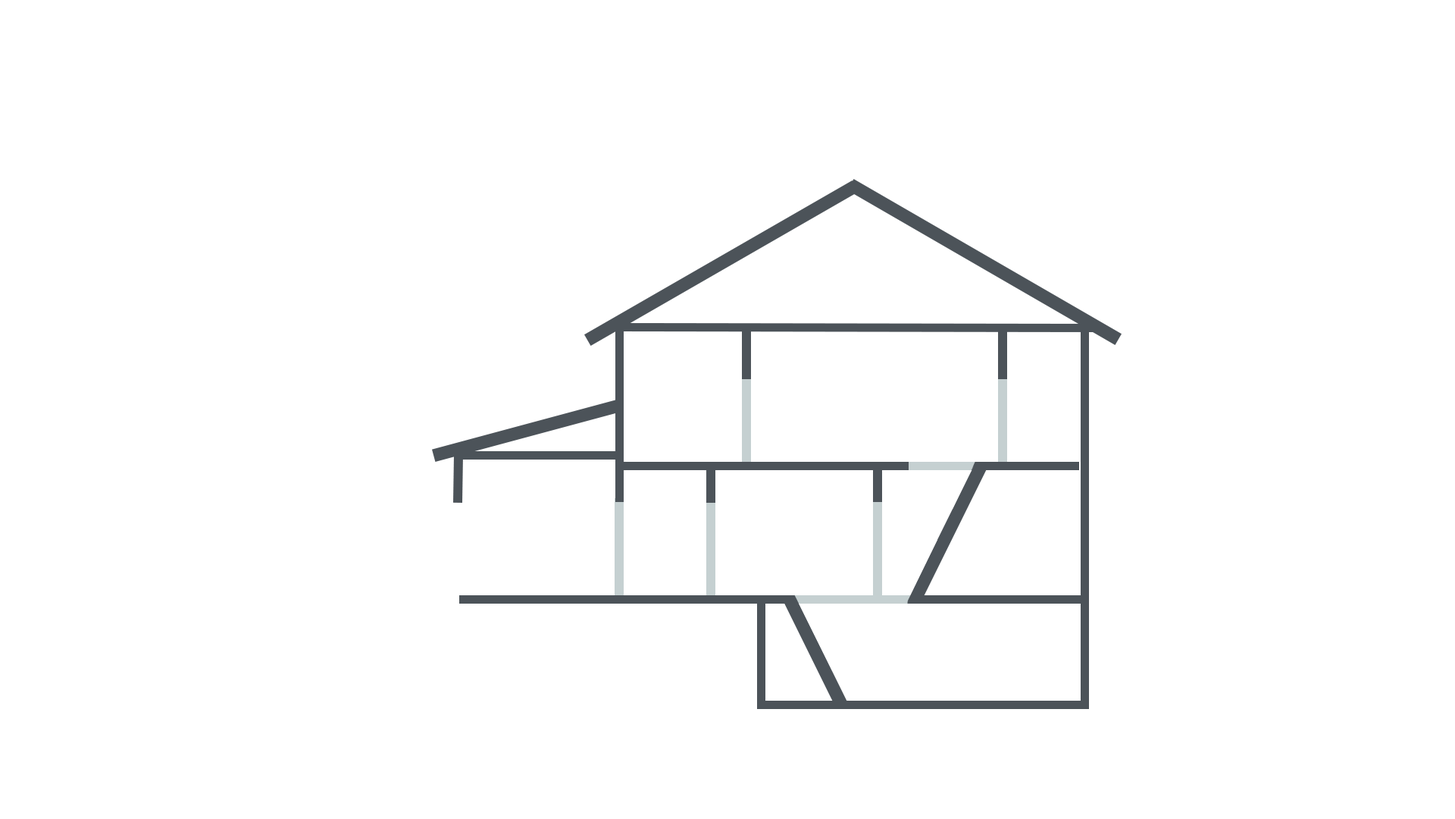
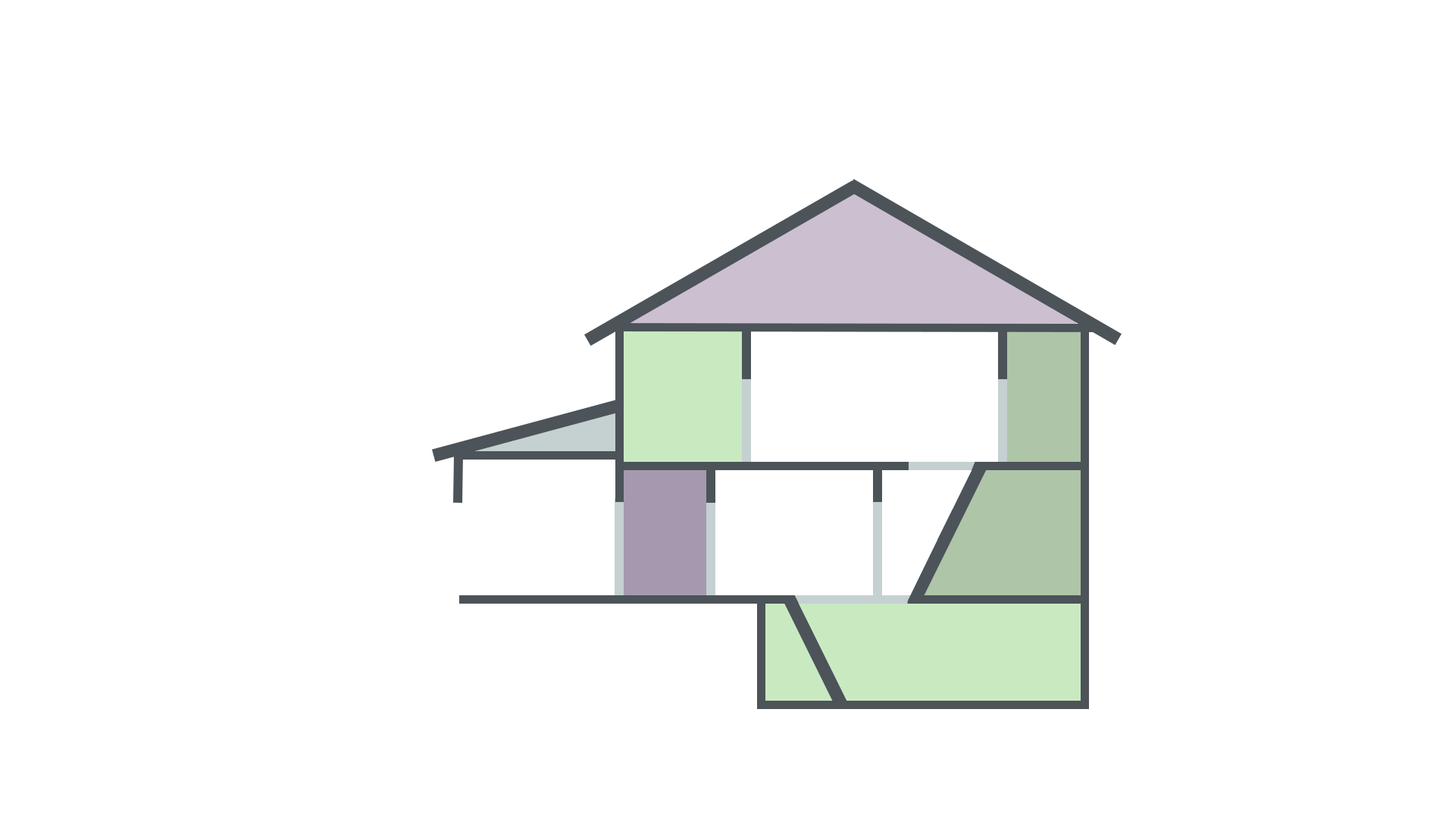
Comparing the layer stacks of the two 1455px x 819px images. Changes:
added layer "Shape 1" above "Walls" over 1079, 461, 1081, 470
renamed "Shape 19 copy 2" to "BG Architecture", painted on it, unmasked it over 476, 371, 1016, 596
added layer "Room BGs" above "Layer 1" over 623, 194, 1081, 701
